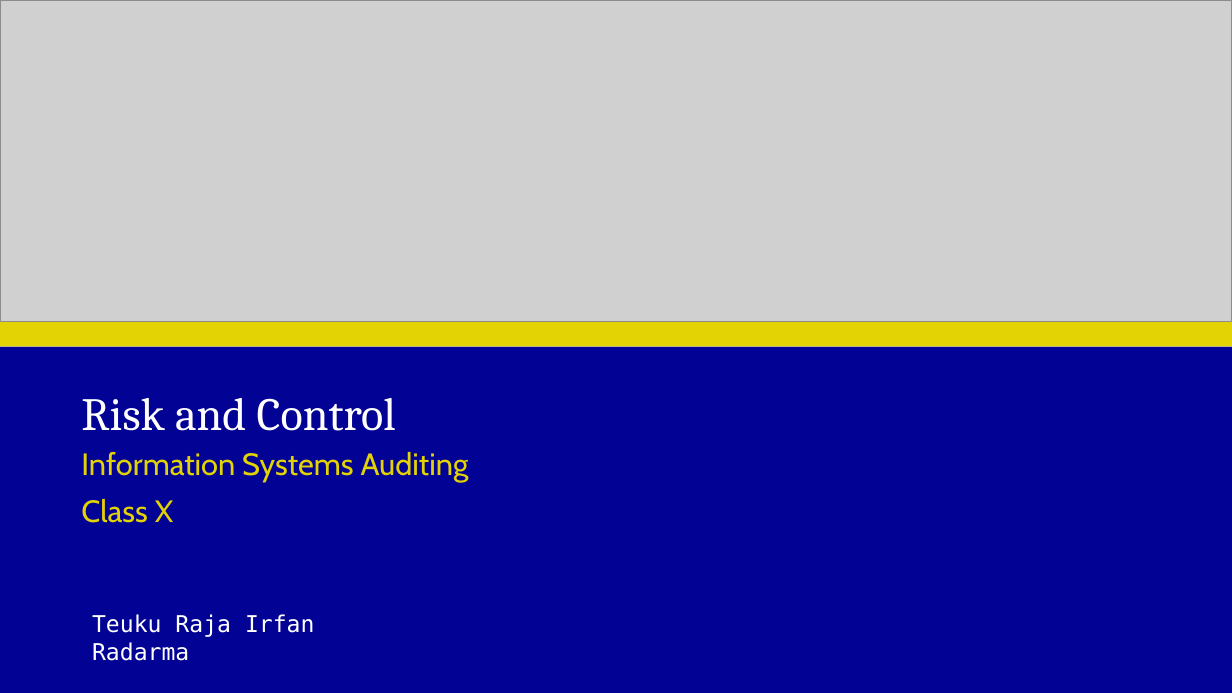
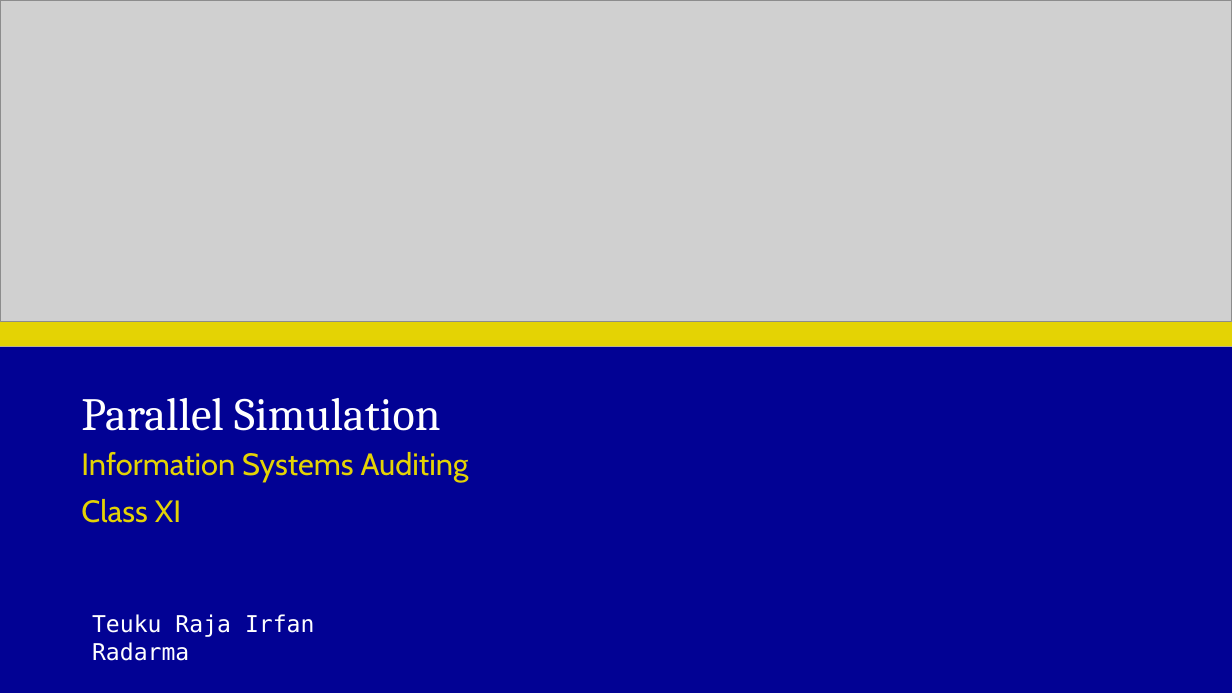
Before and after one commit to irfanradarma/Audit-SI, a slide deck: slide 1 of Slides/11 - Simulasi Sejajar.pptx. Drawn at 1232x693 pixels with LibreOffice and Linux fonts; fonts in the diff are those of the drawing; grey boxes stand for pictures; background and template pictures are left out. Boxes give left, top, right and bottom in pixels: in the first picture for what was removed or moved away, otherwise in the second. Text is boxed around its words. In the diff, an @@ line names an element or a change of style, - is before the commit and + after.

```diff
--- a/Slides/11 - Simulasi Sejajar.pptx
+++ b/Slides/11 - Simulasi Sejajar.pptx
@@ title at [81, 398, 441, 431]: text changed @@
-Risk and Control
+Parallel Simulation
@@ subtitle at [81, 499, 181, 523]: text changed @@
-Class X
+Class XI
```
Also in this commit, not shown: 1 slide added, 1 other file.
